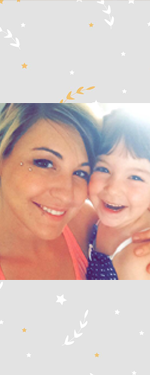
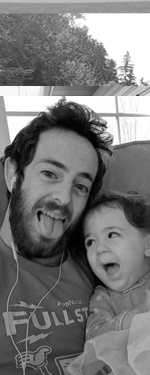
Before/after of a 150×375 layered artwork. What changed in the layer stack:
added layer "Layer 11" above "Layer 10" over [0, 96, 150, 375]
added layer "Layer 10" above "Layer 9" over [0, 97, 150, 375]
added layer "Layer 9" above "Layer 8" over [0, 126, 150, 375]
added layer "Layer 8" above "Layer 7" over [0, 112, 150, 361]
added layer "Layer 7" above "Layer 6" over [0, 111, 149, 310]
added layer "Layer 6" above "Layer 5" over [0, 86, 150, 375]
added layer "Layer 5" above "Layer 4" over [0, 97, 150, 365]
added layer "Layer 4" above "Layer 3" over [0, 13, 150, 332]
added layer "Layer 3" above "Layer 2" over [0, 0, 150, 375]
added layer "Layer 2" above "Layer 1" over [0, 0, 150, 375]
added layer "Layer 1" above "Background" over [0, 111, 150, 264]
added layer "Background" over [0, 0, 150, 375]
